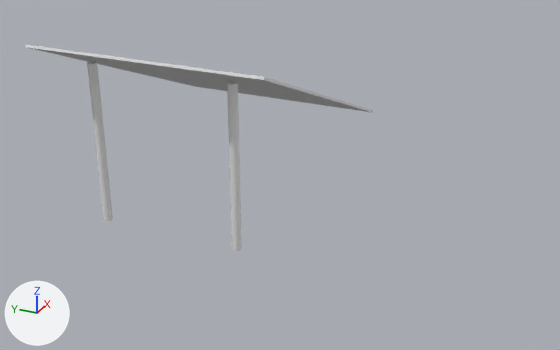
A saved change to the Blender file Final_Project/Tent.blend.
Both versions are drawn from a 50 mm lens placed at (-9.5, -5.03, 6.18), pointed at (1.37, -0.13, 0.74). The axes (+X, +Y, +Z) are drawn at lower left. The lights are the same throughout.
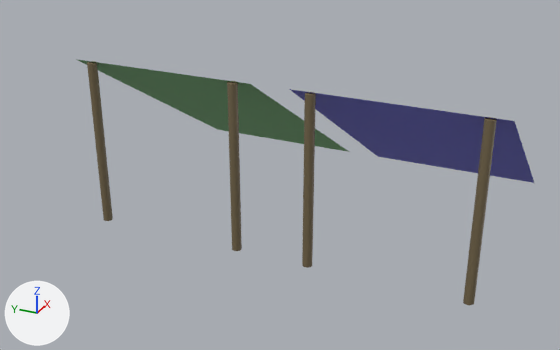
Changed parts and their boxes [x1, y1, x2, y2] in the pictures (560 x 350 px):
'cloth.002', added (blue): after [290, 89, 534, 183]
'cloth.001', added (green): after [76, 59, 349, 152]
'Cube', deleted: before [25, 45, 373, 113]
'post.003', added (brown): after [463, 117, 497, 305]
'post.004', added (brown): after [302, 92, 316, 268]
'Cylinder', recoloured (grey to brown): [227, 81, 242, 251] in both
'Cylinder.001', recoloured (grey to brown): [87, 61, 113, 221] in both

Diff of the bpy script that builds the scene:
```diff
--- a/Final_Project/Tent.blend.py
+++ b/Final_Project/Tent.blend.py
@@ mat_wood @@
+mat_wood = principled_material('wood')
+mat_wood.base_color = (0.18, 0.138, 0.0722)  # brown #76684c
@@ mat_blue_cloth_002 @@
+mat_blue_cloth_002 = principled_material('blue_cloth.002')
+mat_blue_cloth_002.base_color = (0.179, 0.177, 0.8)  # blue #7575e7
@@ mat_wood_001 @@
+mat_wood_001 = principled_material('wood.001')
+mat_wood_001.base_color = (0.18, 0.138, 0.0722)  # brown #76684c
@@ mat_green_cloth @@
+mat_green_cloth = principled_material('green_cloth')
+mat_green_cloth.base_color = (0.231, 0.568, 0.23)  # green #84c784
@@ me_cylinder @@
 me_cylinder.from_pydata(...)  # 64 vertices, 34 faces; spans x -1.0..1.0, y -1.0..1.0, z -1.0..1.0
+me_cylinder.materials.append(mat_wood)  # brown #76684c
@@ me_cylinder_001 @@
 me_cylinder_001.from_pydata(...)  # 64 vertices, 34 faces; spans x -1.0..1.0, y -1.0..1.0, z -1.0..1.0
+me_cylinder_001.materials.append(mat_wood)  # brown #76684c
@@ me_plane_001 @@
+me_plane_001.from_pydata(...)  # 144 vertices, 121 faces; spans x -0.286..0.273, y -0.288..0.271, z -0.024..-0.007
+me_plane_001.materials.append(mat_blue_cloth_002)  # blue #7575e7
@@ me_cylinder_002 @@
+me_cylinder_002.from_pydata(...)  # a 32-sided cylinder along z spanning x -1.0..1.0, y -1.0..1.0, z -1.0..1.0
+me_cylinder_002.materials.append(mat_wood_001)  # brown #76684c
@@ me_cylinder_003 @@
+me_cylinder_003.from_pydata(...)  # a 32-sided cylinder along z spanning x -1.0..1.0, y -1.0..1.0, z -1.0..1.0
+me_cylinder_003.materials.append(mat_wood_001)  # brown #76684c
@@ me_plane @@
+me_plane.from_pydata(...)  # 144 vertices, 121 faces; spans x -0.286..0.273, y -0.288..0.271, z -0.024..-0.007
+me_plane.materials.append(mat_green_cloth)  # green #84c784
@@ ob_cube @@
-ob_cube = bpy.data.objects.new('Cube', me_cube_001)
-ob_cube.location = (1.78, 1.15, 2.07)
-ob_cube.rotation_euler = (0.0, 0.4, 0.0)  # degrees (0, 23, 0)
-ob_cube.scale = (8.72, 6.48, 0.0686)
-_m = ob_cube.modifiers.new('Solidify', 'SOLIDIFY')
@@ ob_cloth_002 @@
+ob_cloth_002 = bpy.data.objects.new('cloth.002', me_plane_001)
+ob_cloth_002.location = (2.36, -2.39, 1.48)
+ob_cloth_002.rotation_euler = (0.0, 0.521, 0.0)  # degrees (0, 30, 0)
+ob_cloth_002.scale = (9.46, 5.47, 9.46)
@@ ob_post_004 @@
+ob_post_004 = bpy.data.objects.new('post.004', me_cylinder_002)
+ob_post_004.location = (0.0, -1.21, 1.37)
+ob_post_004.scale = (0.0762, 0.0762, 1.37)
@@ ob_post_003 @@
+ob_post_003 = bpy.data.objects.new('post.003', me_cylinder_003)
+ob_post_003.location = (0.0, -3.66, 1.37)
+ob_post_003.scale = (0.0762, 0.0762, 1.37)
@@ ob_cloth_001 @@
+ob_cloth_001 = bpy.data.objects.new('cloth.001', me_plane)
+ob_cloth_001.location = (2.36, 1.28, 1.48)
+ob_cloth_001.rotation_euler = (0.0, 0.521, 0.0)  # degrees (0, 30, 0)
+ob_cloth_001.scale = (9.46, 5.47, 9.46)
```
